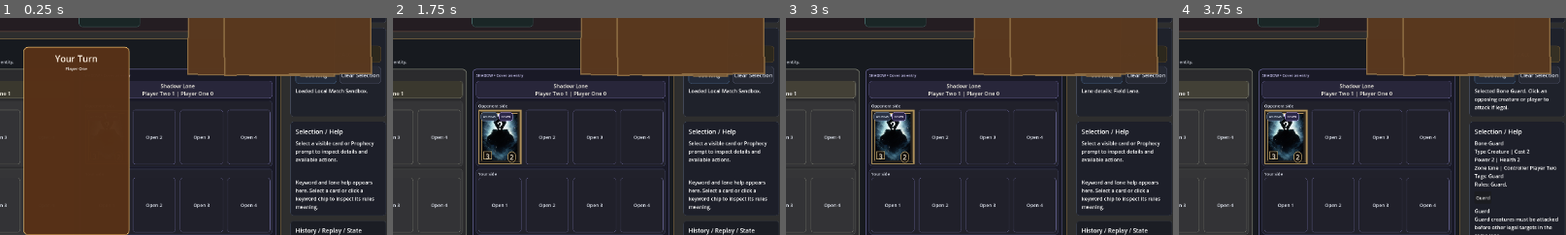
Above: before the commit, frames 1-4 (left to right).
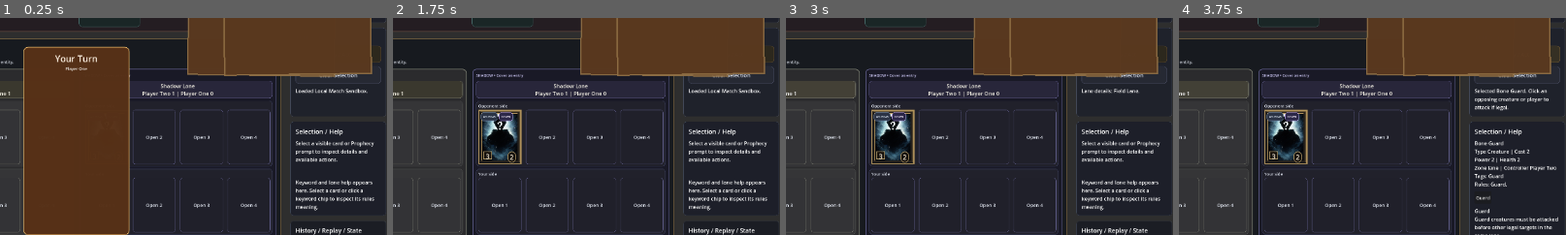
Above: after the commit, the same moments.

Repository: FlinnBurgess/elder-scrolls-legends
Game: Godot game, scene res://scenes/bootstrap/bootstrap.tscn
Two runs of this game, one before a commit and one after it. Both use one fixed random seed, a clock stepped at 60 frames per second and the inputs below.
Inputs (mouse positions are % of the whole screen's width and height, from its top left):
- Up to frame 1 (0.25 s): no input
- Up to frame 2 (1.75 s): click (59, 37) at 0.5 s, where only the run before the commit has a clickable "Use Ring"; click "Deck 2" at 1.25 s
- Up to frame 3 (3 s): click "Discard 1" at 2 s; click "Field Lane Player Two 1 | Pla…" at 2.75 s
- Up to frame 4 (3.75 s): click (6, 51) at 3.5 s
The pictures show only the part of the screen within x 19-69%, y 24-74%; the shares and areas given below are measured in that part.

The runs differ from the first frame. In frame 1, 0.2% of the frame differs, in the area x 78-98%, y 25-31%; in frame 2, 0.2%; in frame 3, 0.2%; in frame 4, 0.2%.

Commit message:
Replace Use Ring button with clickable ring panel
Remove the dedicated Use Ring button from the utility action row.
Instead, make the local player's ring panel clickable via gui_input,
activating the ring on left-click. The opponent's ring panel remains
non-interactive.

Co-Authored-By: Claude Opus 4.6 <noreply@anthropic.com>

Diff:
--- a/src/ui/match_screen.gd
+++ b/src/ui/match_screen.gd
@@ -65,7 +65,6 @@
 var _status_display_names := {}
 
 var _play_selected_button: Button
-var _ring_button: Button
 var _end_turn_button: Button
 var _clear_button: Button
 var _status_label: Label
@@ -682,14 +681,6 @@
 	_apply_button_style(_play_selected_button, Color(0.21, 0.19, 0.14, 0.98), Color(0.58, 0.44, 0.22, 0.94), Color(0.97, 0.94, 0.86, 1.0))
 	_play_selected_button.pressed.connect(_on_play_selected_pressed)
 
-	_ring_button = Button.new()
-	_ring_button.text = "Use Ring"
-	_ring_button.custom_minimum_size = Vector2(0, 54)
-	_ring_button.size_flags_horizontal = SIZE_EXPAND_FILL
-	_ring_button.add_theme_font_size_override("font_size", 17)
-	_apply_button_style(_ring_button, Color(0.14, 0.17, 0.23, 0.98), Color(0.33, 0.47, 0.63, 0.94), Color(0.92, 0.95, 0.98, 1.0))
-	_ring_button.pressed.connect(_on_ring_pressed)
-
 	_clear_button = Button.new()
 	_clear_button.text = "Clear Selection"
 	_clear_button.custom_minimum_size = Vector2(0, 54)
@@ -738,7 +729,6 @@
 	var utility_action_row := HBoxContainer.new()
 	utility_action_row.add_theme_constant_override("separation", 10)
 	actions_box.add_child(utility_action_row)
-	utility_action_row.add_child(_ring_button)
 	utility_action_row.add_child(_clear_button)
 	_status_label = Label.new()
 	_status_label.autowrap_mode = TextServer.AUTOWRAP_WORD_SMART
@@ -864,6 +854,10 @@
 	ring_panel.custom_minimum_size = Vector2(0, 54)
 	ring_panel.size_flags_horizontal = 0
 	_apply_panel_style(ring_panel, Color(0.18, 0.14, 0.08, 0.96), Color(0.63, 0.53, 0.26, 0.94), 1, 10)
+	if not is_opponent:
+		ring_panel.mouse_filter = Control.MOUSE_FILTER_STOP
+		ring_panel.mouse_default_cursor_shape = Control.CURSOR_POINTING_HAND
+		ring_panel.gui_input.connect(_on_ring_panel_input)
 	resource_row.add_child(ring_panel)
 	var ring_box := _build_panel_box(ring_panel, 4, 8)
 	var ring_label := Label.new()
@@ -1680,12 +1674,10 @@
 	var match_complete := _has_match_winner()
 	var selected_pending_prophecy := _is_pending_prophecy_card(selected_card)
 	_play_selected_button.disabled = match_complete or selected_card.is_empty() or (not local_turn and not selected_pending_prophecy)
-	_ring_button.disabled = match_complete or not local_turn or not MatchTurnLoop.can_activate_ring_of_magicka(_match_state, _local_player_id()) or has_pending_prophecy
 	_end_turn_button.disabled = match_complete or not local_turn or has_pending_prophecy
 	_refresh_end_turn_button_style(has_pending_prophecy)
 	if match_complete:
 		_play_selected_button.tooltip_text = "Match complete. Reload or switch scenarios to continue exploring the UI."
-		_ring_button.tooltip_text = "Match complete. Ring actions are no longer available."
 		_end_turn_button.tooltip_text = "Match complete. No further turn actions are available."
 		return
 	if not _selected_support_row_target_player_id(selected_card).is_empty():
@@ -1694,7 +1686,6 @@
 		_play_selected_button.tooltip_text = "Activate the selected support directly, or click a legal target on the board if it needs one."
 	else:
 		_play_selected_button.tooltip_text = "Resolve the selected card through the existing match command wiring."
-	_ring_button.tooltip_text = "Use the Ring of Magicka during your turn when a charge is available."
 
 
 func _build_card_button(card: Dictionary, public_view: bool, surface := "default") -> Button:
@@ -2431,8 +2422,9 @@
 	play_or_activate_selected()
 
 
-func _on_ring_pressed() -> void:
-	use_ring()
+func _on_ring_panel_input(event: InputEvent) -> void:
+	if event is InputEventMouseButton and event.pressed and event.button_index == MOUSE_BUTTON_LEFT:
+		use_ring()
 
 
 func _on_end_turn_pressed() -> void:
